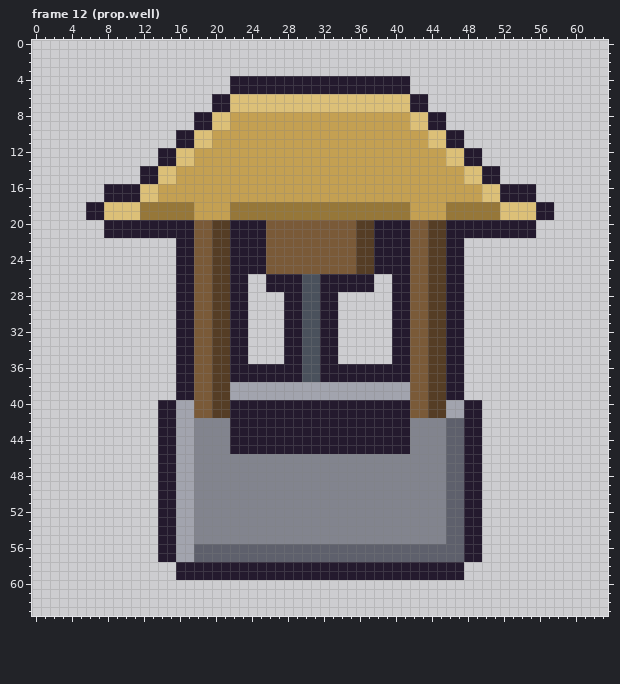
A pixel-art file gets an edit: build/aseprite/props.aseprite. The picture above is the old version.
64x64 pixels, 29 frames. Shown: frame 12 (prop.well). The commit also changed other frames, which this record leaves out.
The same view after the edit:
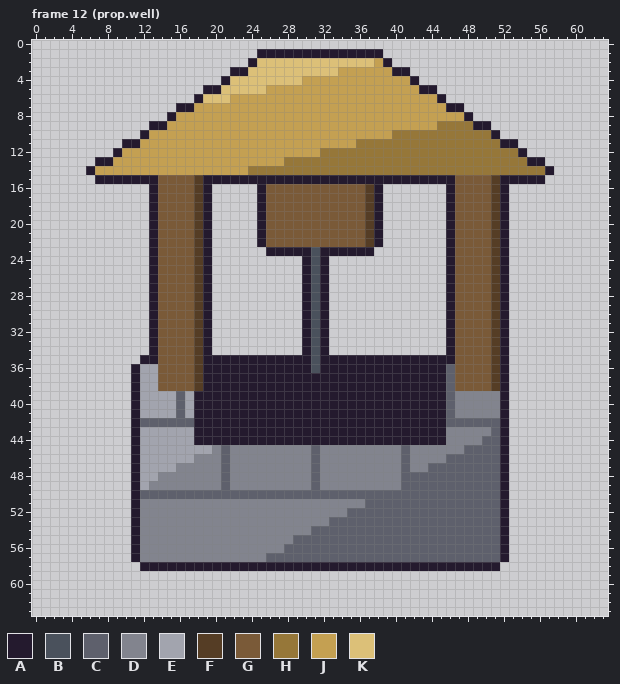
Palette (. is transparent): A #241a2e  B #4a515c  C #5e606c  D #82848e  E #a2a4ae  F #553d25  G #7a5a38  H #967739  J #c4a052  K #dcc078
The edit:
Changed rows in their new state; - is an unchanged pixel.
Frame 12 (prop.well):
first column x 6:
 1 -------------------AAAAAAAAAAAAAA-------------------
 2 ------------------AKKKKKKKKKKKKKJA------------------
 3 ----------------AAKKKKKKKKKKJJJJJJAA----------------
 4 ---------------AKKKKKKKKJJJJJJJJJJJJA---------------
 5 -------------AAKKKKKJJJJJJJJJJJJJJJJJAA-------------
 6 ------------AKKKJJJJJJJJJJJJJJJJJJJJJJJA------------
 7 ----------AAJJJJJJJJJJJJJJJJJJJJJJJJJJJJAA----------
 8 ---------AJJJJJJ--------------------JJJJJJA---------
 9 -------AAJJJJJJJ--------------------JJJHHHHAA-------
10 ------AJJJJJJJ--------------------HHHHHHHHHHHA------
11 ----AAJJJJJJJJ----------------HHHHHHHHHHHHHHHHAA----
12 ---AJJJJJJJJ--------------HHHHHHHHHHHHHHHHHHHHHHA---
13 -AAJJJJJJJJJ----------HHHHHHHHHHHHHHHHHHHHHHHHHHHAA-
14 AJJJJJJJJJ--------HHHHHHHHHHHHHHHHHHHHHHHHHHHHHHHHHA
15 -AAAAA--GGGGFAAAAAAAAAAAAAAAAAAAAAAAAAAAAGGGGFAAAAA-
16 --.....AGGGGFA.....AGGGGGGGGGGGFA.......AGGGGF-...--
17 --.....AGGGGFA.....AGGGGGGGGGGGFA.......AGGGGF-...--
18 .......AGGGGFA.....AGGGGGGGGGGGFA.......AGGGGFA.....
19 .......AGGGGFA.....AGGGGGGGGGGGFA.......AGGGGFA.....
20 --.....-GGGGFA.....-----------G--.......-GGGGF-...--
21 --.....-GGGGFA.....-----------G--.......-GGGGF-...--
22 -------AGGGGFA.....-----------G--.......-GGGGFA-----
23 -------AGGGGFA......AAAAABAAAAAA........-GGGGFA-----
24 -------AGGGGFA..........ABA.............-GGGGFA-----
25 -------AGGGGFA..........ABA.............-GGGGFA-----
26 -------AGGGGFA....--....A--.....--......-GGGGFA-----
27 -------AGGGGFA....--....A--.....--......-GGGGFA-----
28 -------AGGGGFA....----..A--.------......-GGGGFA-----
29 -------AGGGGFA....----..A--.------......-GGGGFA-----
30 -------AGGGGFA....----..A--.------......-GGGGFA-----
31 -------AGGGGFA....----..A--.------......-GGGGFA-----
32 -------AGGGGFA....----..A--.------......-GGGGFA-----
33 -------AGGGGFA....----..A--.------......-GGGGFA-----
34 -------AGGGGFA....----..A--.------......-GGGGFA-----
35 ------AAGGGGFAAA--AAAA--A---AAAAAA--AAAA-GGGGFA-----
36 -----AEEGGGGFAAA--------A-----------AAAACGGGGFA-----
37 -----AEEGGGGFAAA--------AA----------AAAACGGGGFA-----
38 -----AEEGGGGFAAAAAAAAAAAAAAAAAAAAAAAAAAACGGGGFA-----
39 -----AEEEECEAAAAAAAAAAAAAAAAAAAAAAAAAAAACDDDDDA-----
40 -----AEEEEC-AAAA--------------------AAAACDDDDDA-----
41 -----AEEEEC-AAAA--------------------AAAACDDDDDA-----
42 -----ACCCCCCAAAA--------------------AAAA--CCCCA-----
43 -----AEEEE--AAAA--------------------AAAADDDDDCA-----
44 -----AEEEE--AAAA--------------------AAAADDDDCCA-----
45 -----AEEEE--EE-CDDDDDDDDDCDDDDDDDDDC----DDCCCCA-----
46 -----AEEEE-----C---------C---------C------CCCCA-----
47 -----AEEEEDD---C---------C---------C--CC--CCCCA-----
48 -----AEEDDDD---C---------C---------CCCCC--CCCCA-----
49 -----AEDDDDD---C---------C---------CCCCC--CCCCA-----
50 -----ACCCCCCCCCCCCCCCCCCCCCCCCCCCCCCCCCC--CCCCA-----
51 -----ADDDDDD-------------------CCCCCCCCC--CCCCA-----
52 -----ADDDDDD-----------------CCCCCCCCCCC--CCCCA-----
53 -----ADDDDDD---------------CCCCCCCCCCCCC--CCCCA-----
54 -----ADDDDDD-------------CCCCCCCCCCCCCCC--CCCCA-----
55 -----ADDDDDD-----------CCCCCCCCCCCCCCCCC--CCCCA-----
56 -----ADDDDDDDDDDDDDDDD--------------------CCCCA-----
57 -----ADDDDDDDDDDDDDD----------------------CCCCA-----
58 ------AAAA--------------------------------AAAA------
59 ----------................................----------
